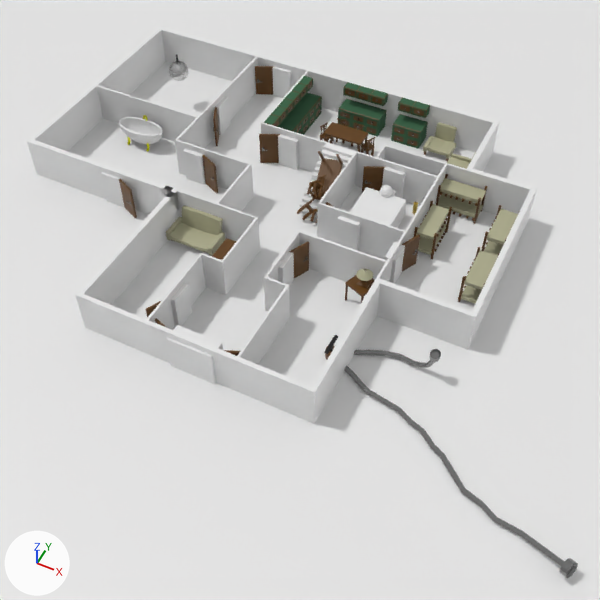
One commit to the FBX model Assets/Art/House/House.fbx: the scene before it, then after it.
Before and after are seen from a 50 mm camera at (17.5, -16.0, 26.4) aimed at (6.5, 6.1, -1.3). The axes (+X, +Y, +Z) are drawn at lower left. The lights are the same throughout. Where no turn or scale is listed for an object, it has been applied to the vertices.

In view in the first picture: 'Bath', 'Bunk.001', 'Bunk.003', 'Bunk.004', 'CubeBool', 'Cylinder', 'DiscoBall', 'Door.009', 'Door.010', 'DoorBool', 'DoorBool.001', 'Ext_Wall', 'Int_Wall', 'Plane', 'Sofa'.
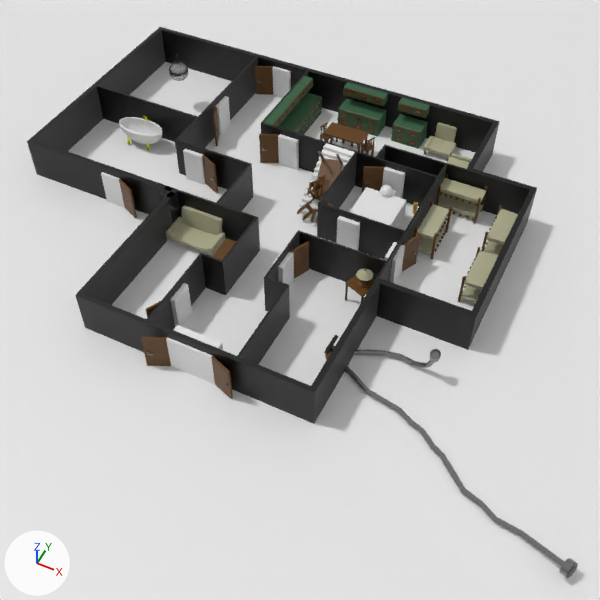
Commit message: Doors on outside

Where the newer file only moved an object's origin or applied its transform, the numbers keep the older frame.

What differs and where, as boxes (x1, y1, x2, y2) in the pictures (600 x 600 px):
'Ext_Wall', recoloured (grey to black): (27, 27, 537, 424) in both
'Int_Wall', recoloured (grey to black): (97, 57, 466, 364) in both
'Door.009', moved, turned: before (223, 350, 240, 356); after (141, 337, 171, 366)
'Door.010', moved, turned: before (155, 318, 166, 327); after (211, 356, 233, 399)
'DiscoBall', rescaled: (169, 61, 188, 81) in both

Diff of the bpy script that builds the scene:
```diff
--- a/Assets/Art/House/House.fbx.py
+++ b/Assets/Art/House/House.fbx.py
@@ me_cube_046 @@
 me_cube_046.from_pydata(...)  # 450 vertices, 414 faces; spans x -8.0..11.0, y 0.0..18.0, z 0.0..2.0
+me_cube_046.materials.append(mat_black)  # black #000000
@@ me_cube_040 @@
 me_cube_040.from_pydata(...)  # 372 vertices, 367 faces; spans x -8.2..14.2, y -0.2..18.2, z 0.0..2.0
+me_cube_040.materials.append(mat_black)  # black #000000
@@ ob_door_009 @@
 ob_door_009 = bpy.data.objects.new('Door.009', me_cube_050)
-ob_door_009.location = (6.0, 0.0, 0.0)
-ob_door_009.rotation_euler = (0.0, 0.0, 2.007)  # degrees (0, 0, 115)
+ob_door_009.location = (4.0, -0.2, 0.0)
+ob_door_009.rotation_euler = (0.0, 0.0, -1.134)  # degrees (0, 0, -65)
@@ ob_discoball @@
 ob_discoball.location = (-5.0, 15.0, 2.0)
-ob_discoball.scale = (0.5, 0.5, 0.5)
@@ ob_door_010 @@
 ob_door_010 = bpy.data.objects.new('Door.010', me_cube_051)
-ob_door_010.location = (4.0, 0.0, 0.0)
-ob_door_010.rotation_euler = (0.0, 0.0, -1.92)  # degrees (0, 0, -110)
+ob_door_010.location = (6.0, -0.2, 0.0)
+ob_door_010.rotation_euler = (0.0, 0.0, 1.222)  # degrees (0, 0, 70)
```
